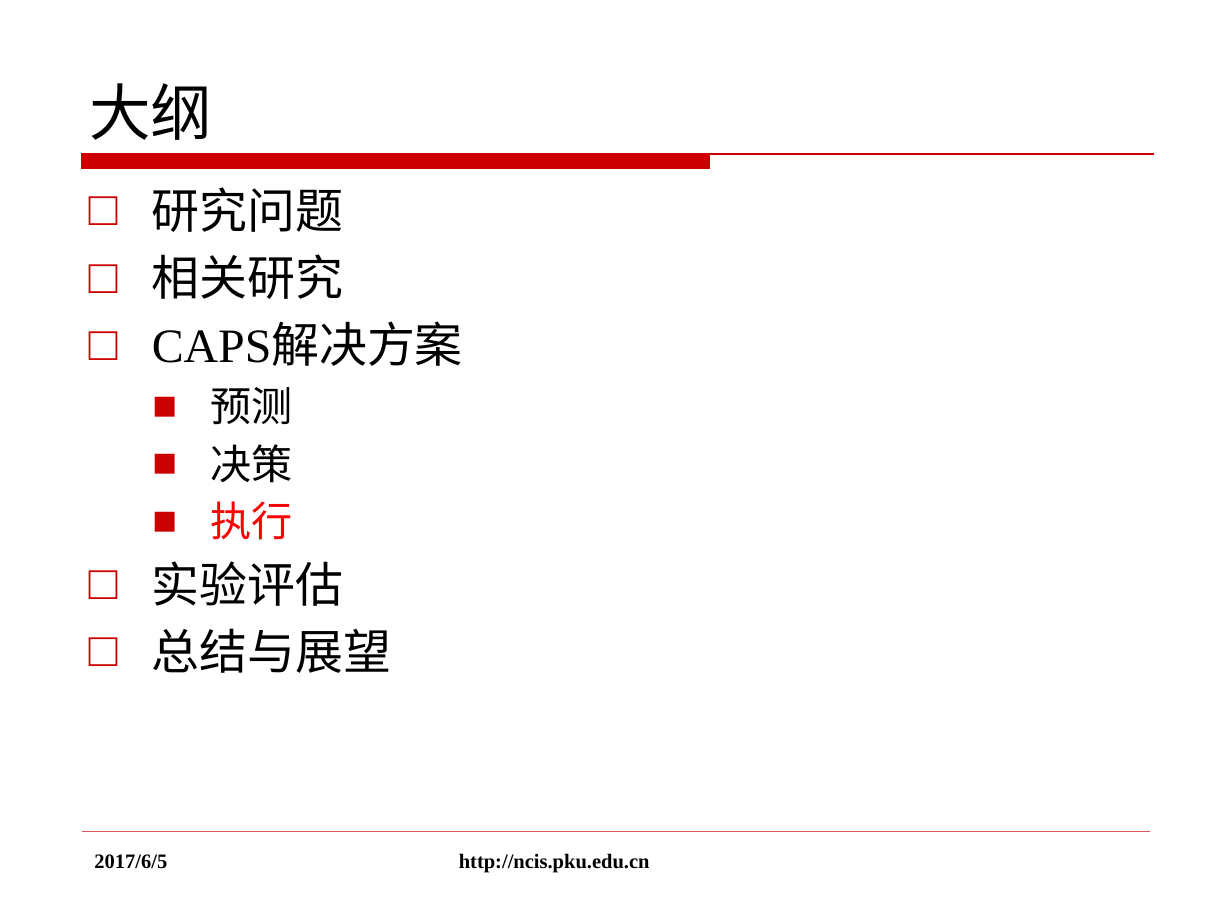
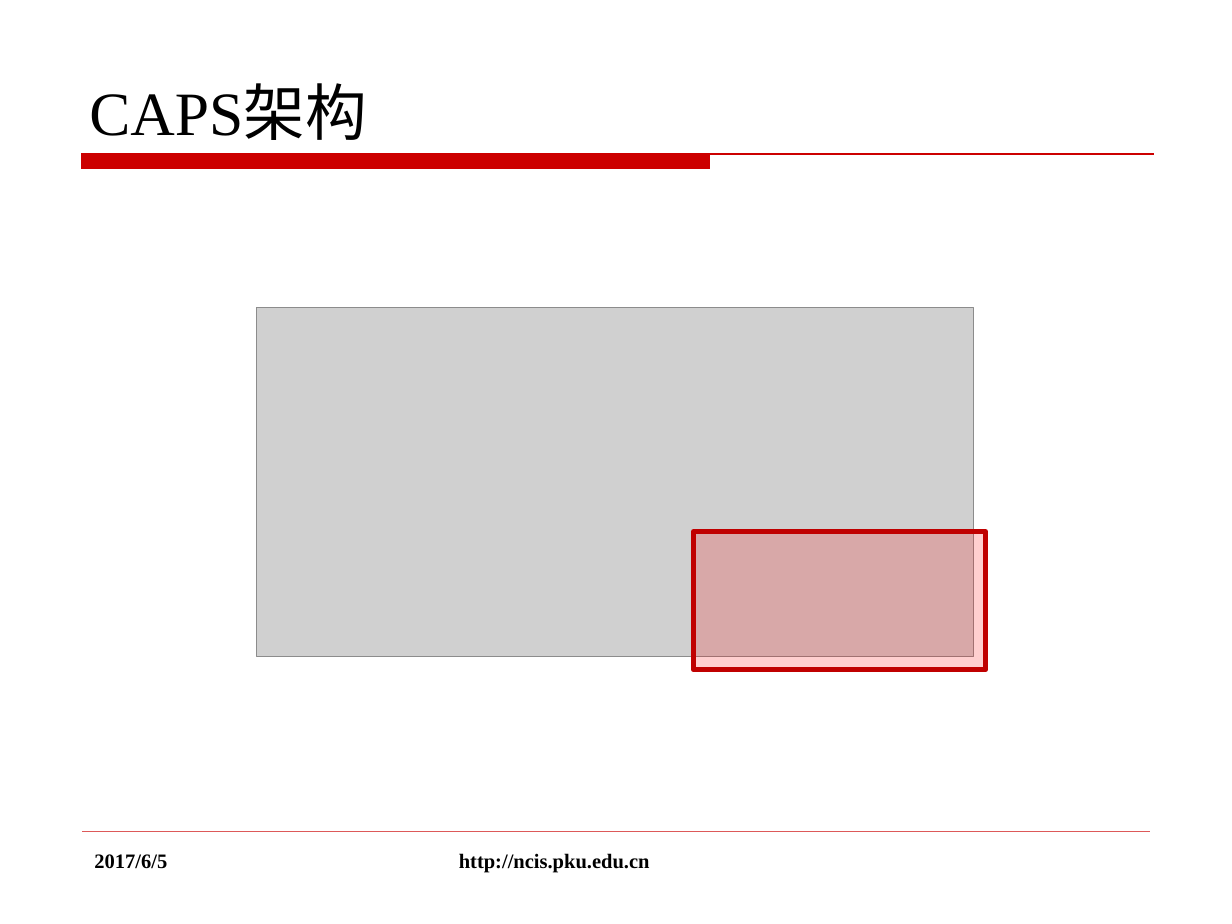
Before and after one commit to rogerhzh/thesis, a slide deck: slide 22 of 黄子翚答辩.pptx. Drawn at 1232x924 pixels with LibreOffice and Linux fonts; fonts in the diff are those of the drawing; grey boxes stand for pictures; background and template pictures are left out. Boxes give left, top, right and bottom in pixels: in the first picture for what was removed or moved away, otherwise in the second. Text is boxed around its words. In the diff, an @@ line names an element or a change of style, - is before the commit and + after.

Commit message:
updated ppt

```diff
--- a/黄子翚答辩.pptx
+++ b/黄子翚答辩.pptx
@@ title at (89,87,366,140): text changed @@
-大纲
+CAPS架构
@@ text removed at (152,187,463,673) @@
-□ 研究问题
-□ 相关研究
-□ CAPS解决方案
-  ■ 预测
-  ■ 决策
-  ■ 执行
-□ 实验评估
-□ 总结与展望
@@ picture added at (256,308,973,657) @@
@@ rectangle added at (694,531,986,669), fill #FF0000 at 19% opacity, outline #C00000 3 pt @@
```
Also in this commit, not shown: 5 other slides changed.
